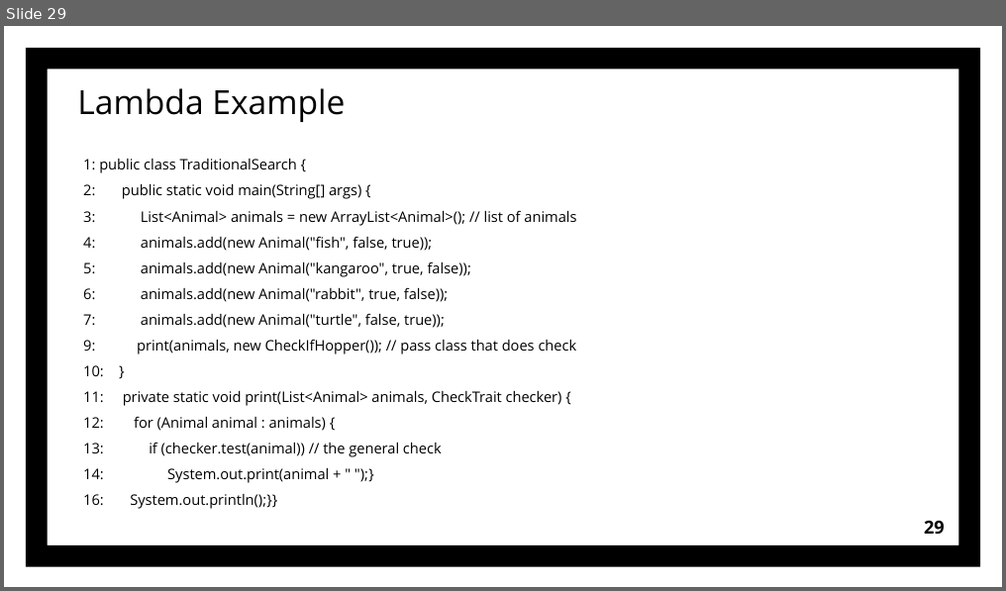
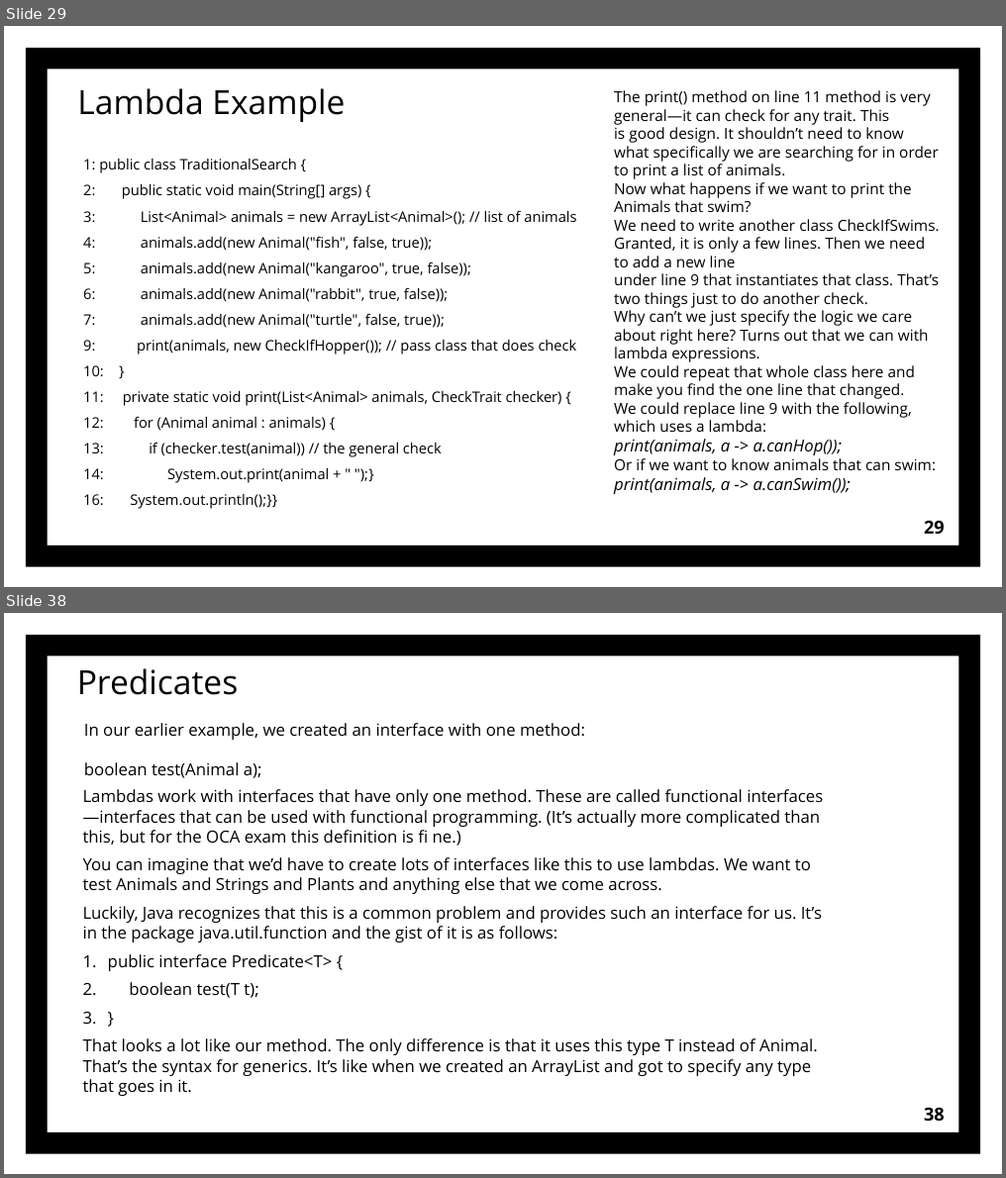
Before and after one commit to Grigory2000/OCATests, a slide deck: OCA Chapter 4 part 3.pptx. Shown one above the other, each under a label of ours: slide 29 before the commit, slides 29 and 38 after it; the slides between them are not shown. The pictures are 1006x591 and 1006x1178 pixels, drawn with LibreOffice and Linux fonts; fonts in the diff are those of the drawing. Boxes give left, top, right and bottom in pixels: in the first picture for what was removed or moved away, otherwise in the second. Text is boxed around its words. In the diff, an @@ line names an element or a change of style, - is before the commit and + after.

Commit message:
lambda commit

```diff
--- a/OCA Chapter 4 part 3.pptx
+++ b/OCA Chapter 4 part 3.pptx
@@ slide 38 added at bbox=[4, 613, 1002, 1174], background #FFFFFF; not listed: 1 template element that a slide beside it also shows @@
@@ title added at bbox=[77, 668, 239, 695], 24 pt, text #000000 @@
+Predicates
@@ text added at bbox=[84, 723, 585, 778], 12 pt, text #000000 @@
+In our earlier example, we created an interface with one method:
+boolean test(Animal a);
@@ text added at bbox=[83, 789, 823, 1096], 12 pt, text #000000 @@
+Lambdas work with interfaces that have only one method. These are called functional interfaces—interfaces that can be used with functional programming. (It’s actually more complicated than this, but for the OCA exam this definition is fi ne.)
+You can imagine that we’d have to create lots of interfaces like this to use lambdas. We want to test Animals and Strings and Plants and anything else that we come across.
+Luckily, Java recognizes that this is a common problem and provides such an interface for us. It’s in the package java.util.function and the gist of it is as follows:
+1. public interface Predicate<T> {
+2. boolean test(T t);
+3. }
+That looks a lot like our method. The only difference is that it uses this type T instead of Animal. That’s the syntax for generics. It’s like when we created an ArrayList and got to specify any type that goes in it.
@@ page number added at bbox=[924, 1108, 944, 1121], 13 pt, text #000000, bold @@
+38
@@ slide 29 changed as well @@
@@ text added at bbox=[614, 90, 940, 494], 11 pt, text #000000 @@
+The print() method on line 11 method is very general—it can check for any trait. This
+is good design. It shouldn’t need to know what specifically we are searching for in order to print a list of animals.
+Now what happens if we want to print the Animals that swim?
+We need to write another class CheckIfSwims. Granted, it is only a few lines. Then we need to add a new line
+under line 9 that instantiates that class. That’s two things just to do another check.
+Why can’t we just specify the logic we care about right here? Turns out that we can with
+lambda expressions.
+We could repeat that whole class here and make you find the one line that changed.
+We could replace line 9 with the following, which uses a lambda:
+print(animals, a -> a.canHop());
+Or if we want to know animals that can swim:
+print(animals, a -> a.canSwim());
```
Also in this commit, not shown: 6 other slides changed, 10 other slides added, 31 other files.
